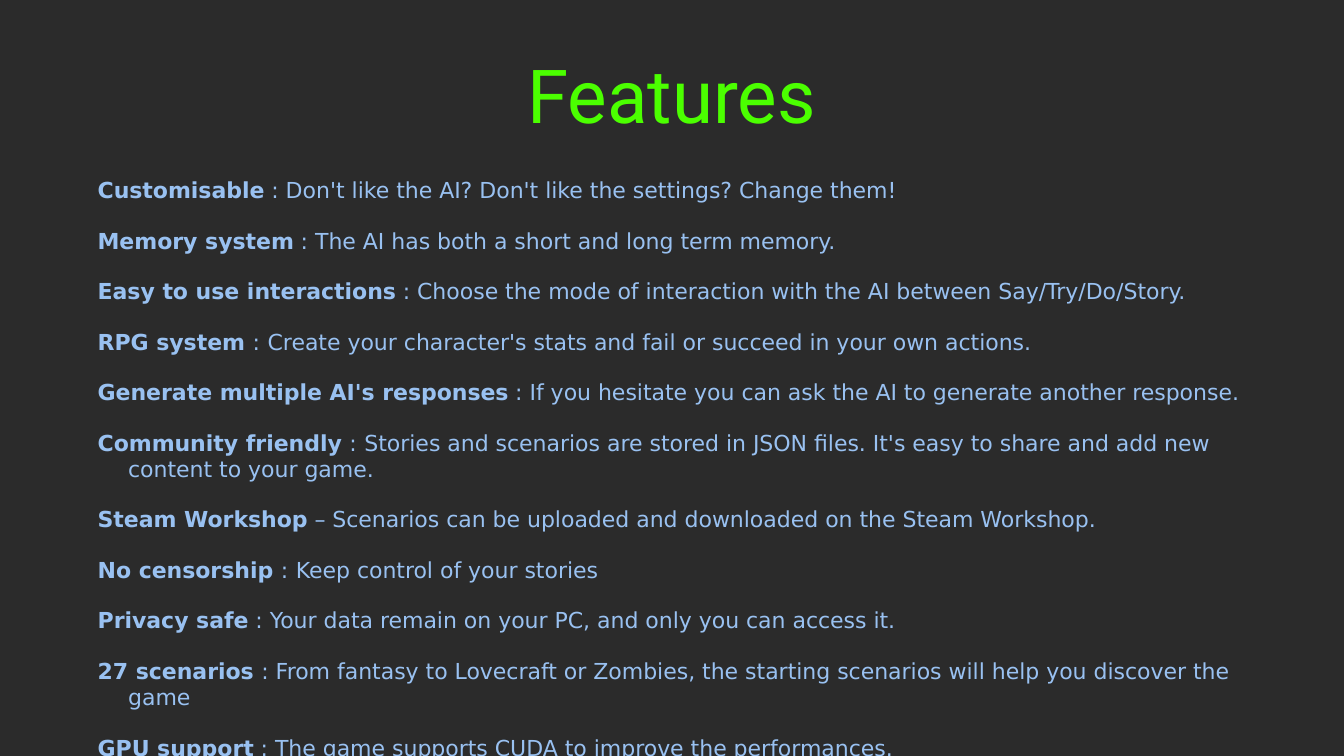
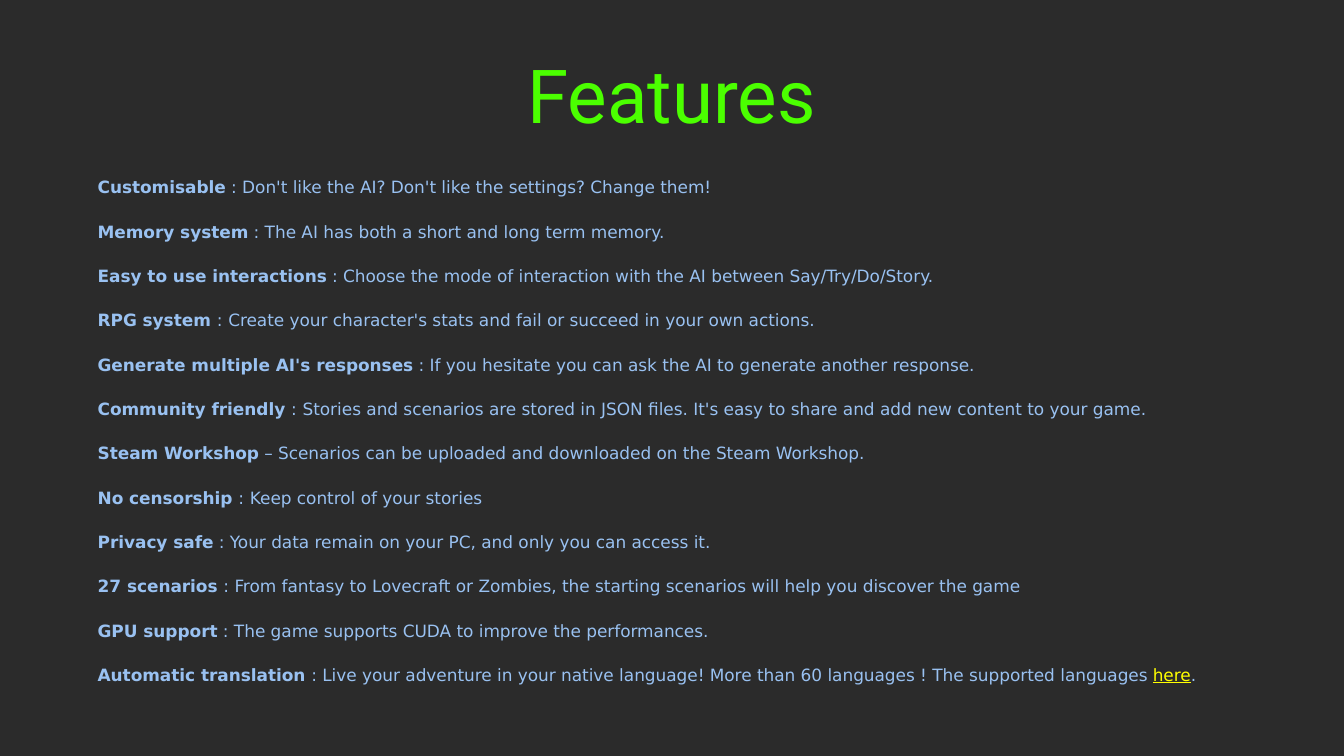
Before and after one commit to LyaaaaaGames/AIdventure_Presskit, a slide deck: slide 4 of fact_sheet.odp. Drawn at 1344x756 pixels with LibreOffice and Linux fonts; fonts in the diff are those of the drawing; background and template pictures are left out; a plain dark background stands for a picture behind light text. Boxes give left, top, right and bottom in pixels: in the first picture for what was removed or moved away, otherwise in the second. Text is boxed around its words. In the diff, an @@ line names an element or a change of style, - is before the commit and + after.

Commit message:
Specified it supports more than 60 languages.

```diff
--- a/fact_sheet.odp
+++ b/fact_sheet.odp
@@ text at <box>98,180,1146,641</box>: size 13 to 10 pt in "Customisable : Don't like the AI? Don't ...", "Memory system : The AI has both ...", "Easy to use interactions : Choose the ...", "RPG system : Create your character's stats ..." and 7 more places @@
@@ text at <box>98,668,1196,685</box>: text changed; size 13 to 10 pt @@
-Automatic translation : Live your adventure in your native language! The supported languages here.
+Automatic translation : Live your adventure in your native language! More than 60 languages ! The supported languages here.
```
Also in this commit, not shown: 3 other files.
